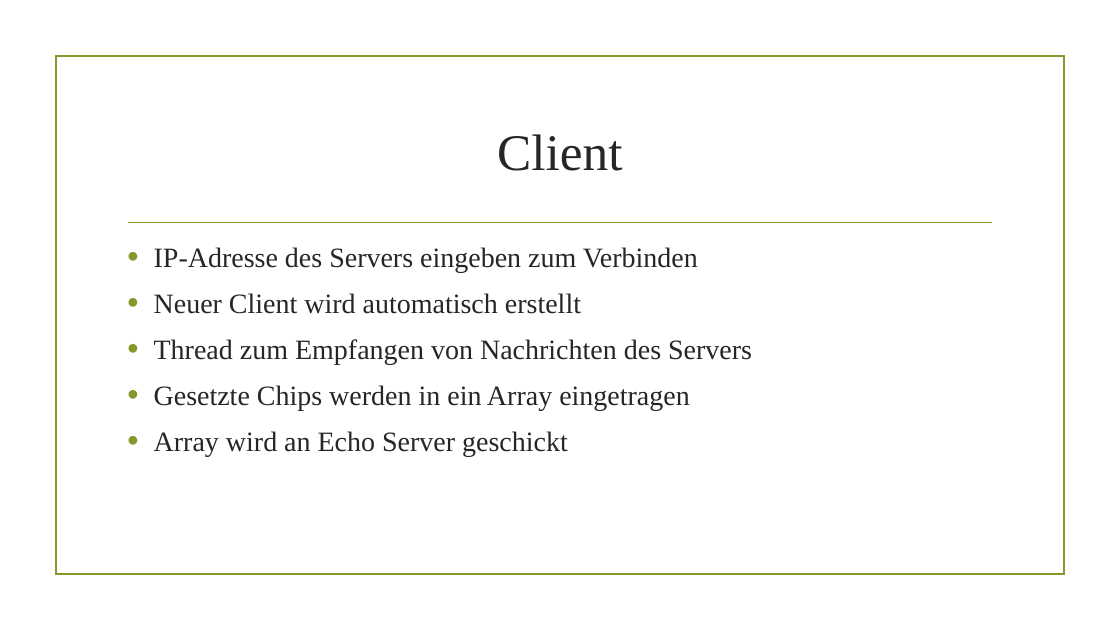
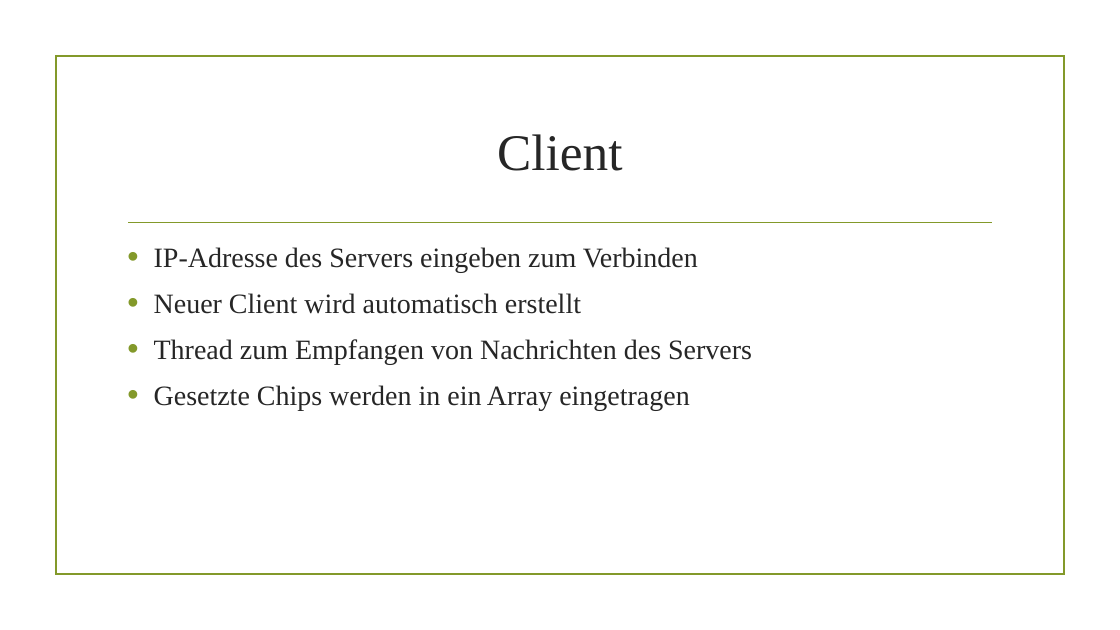
Before and after one commit to KevinK1993/SecondTry, a slide deck: slide 13 of SecondTry Präsentation.pptx (slide 5 before the commit). Drawn at 1120x630 pixels with LibreOffice and Linux fonts; fonts in the diff are those of the drawing; background and template pictures are left out. Boxes give left, top, right and bottom in pixels: in the first picture for what was removed or moved away, otherwise in the second. Text is boxed around its words. In the diff, an @@ line names an element or a change of style, - is before the commit and + after.

```diff
--- a/SecondTry Präsentation.pptx
+++ b/SecondTry Präsentation.pptx
@@ text at (x1=154, y1=431, x2=568, y2=457): paragraph removed @@
-• Array wird an Echo Server geschickt
```
Also in this commit, not shown: 14 slides added, 1 slide removed.
